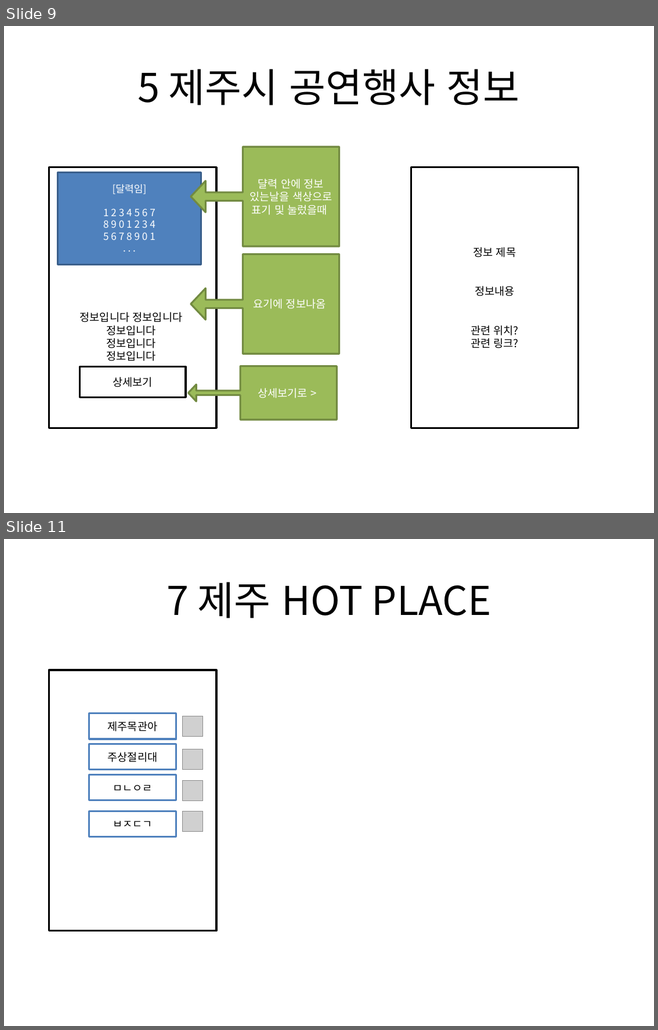
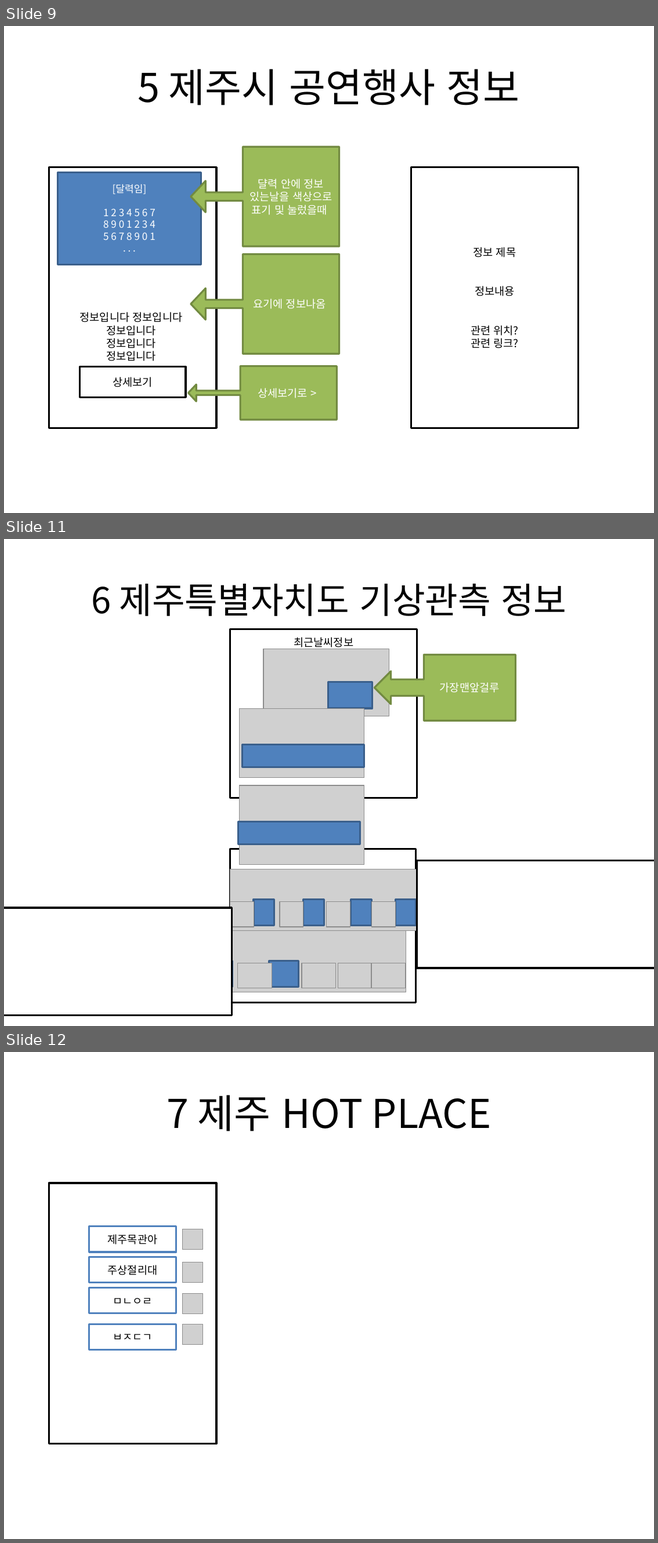
Before and after one commit to Seo-Sang-Eun/test01, a slide deck: Project Info/ui.pptx. Shown one above the other, each under a label of ours: slides 9 and 11 before the commit, slides 9, 11 and 12 after it; the slides between them are not shown. The pictures are 658x1030 and 658x1543 pixels, drawn with LibreOffice and Linux fonts; fonts in the diff are those of the drawing; grey boxes stand for pictures; background and template pictures are left out. Boxes give left, top, right and bottom in pixels: in the first picture for what was removed or moved away, otherwise in the second. Text is boxed around its words. In the diff, an @@ line names an element or a change of style, - is before the commit and + after.

```diff
--- a/Project Info/ui.pptx
+++ b/Project Info/ui.pptx
@@ slide 11 added at (4,539,654,1026), background #FFFFFF @@
@@ title added at (91,584,566,616), 39.6 pt, text #000000 @@
+6 제주특별자치도 기상관측 정보
@@ rectangle added at (230,629,416,798), fill #FFFFFF, outline #000000 2 pt, 12 pt, text #000000 @@
+최근날씨정보
@@ picture added at (263,649,389,716) @@
@@ left arrow callout added at (374,654,515,721), fill #9BBB59, outline #738A42 2 pt, 12 pt, text #FFFFFF @@
+가장맨앞걸루
@@ rectangle added at (328,682,372,708), fill #4F81BD, outline #3A5F8C 2 pt @@
@@ picture added at (239,708,364,778) @@
@@ rectangle added at (242,744,364,767), fill #4F81BD, outline #3A5F8C 2 pt @@
@@ picture added at (239,785,364,864) @@
@@ rectangle added at (238,821,360,844), fill #4F81BD, outline #3A5F8C 2 pt @@
@@ rectangle added at (230,849,416,1002), fill #FFFFFF, outline #000000 2 pt, 12 pt, text #000000 @@
+주간날씨정보
@@ rectangle added at (417,860,654,968), fill #FFFFFF, outline #000000 2 pt @@
@@ group added at (230,870,536,931): 5 pictures, 4 rectangles @@
@@ rectangle added at (4,908,231,1015), fill #FFFFFF, outline #000000 2 pt @@
@@ group added at (4,931,406,992): 5 pictures, 2 rectangles @@
@@ what was slide 11 is now slide 12 @@
```
Also in this commit, not shown: 1 slide changed, 15 other files.
